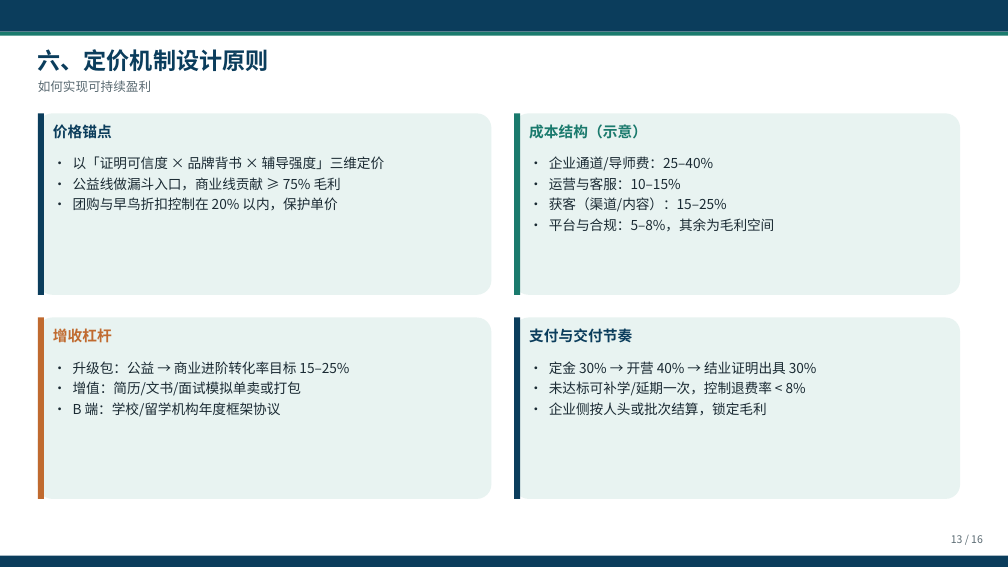
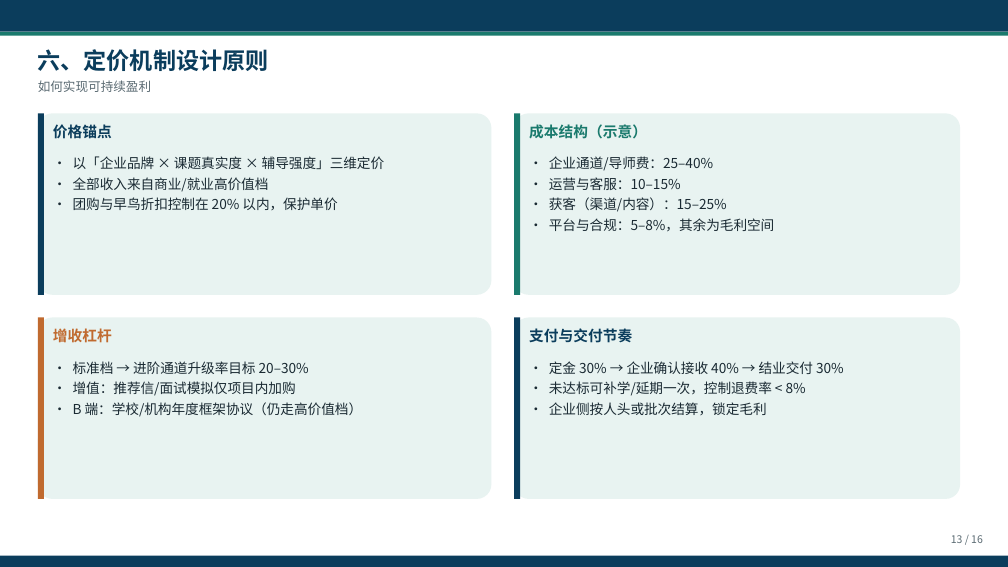
Before and after one commit to hujigang2010-maker/AIDEN, a slide deck: slide 13 of exports/学生实习赋能计划_可行性论证方案.pptx. Drawn at 1008x567 pixels with LibreOffice and Linux fonts; fonts in the diff are those of the drawing. Boxes give left, top, right and bottom in pixels: in the first picture for what was removed or moved away, otherwise in the second. Text is boxed around its words. In the diff, an @@ line names an element or a change of style, - is before the commit and + after.

```diff
--- a/exports/学生实习赋能计划_可行性论证方案.pptx
+++ b/exports/学生实习赋能计划_可行性论证方案.pptx
@@ text at [73, 156, 385, 192]: text changed @@
-• 以「证明可信度 × 品牌背书 × 辅导强度」三维定价
-• 公益线做漏斗入口，商业线贡献 ≥ 75% 毛利
+• 以「企业品牌 × 课题真实度 × 辅导强度」三维定价
+• 全部收入来自商业/就业高价值档
@@ text at [73, 361, 363, 417]: text changed @@
-• 升级包：公益 → 商业进阶转化率目标 15–25%
-• 增值：简历/文书/面试模拟单卖或打包
-• B 端：学校/留学机构年度框架协议
+• 标准档 → 进阶通道升级率目标 20–30%
+• 增值：推荐信/面试模拟仅项目内加购
+• B 端：学校/机构年度框架协议（仍走高价值档）
@@ text at [549, 361, 844, 374]: text changed @@
-• 定金 30% → 开营 40% → 结业证明出具 30%
+• 定金 30% → 企业确认接收 40% → 结业交付 30%
```
Also in this commit, not shown: 11 other slides changed, 6 other files.
